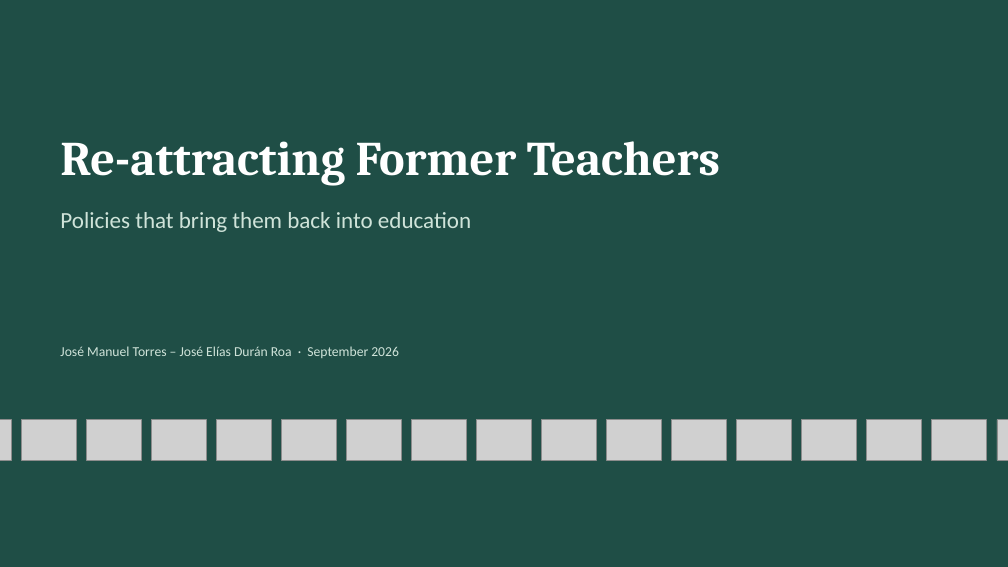
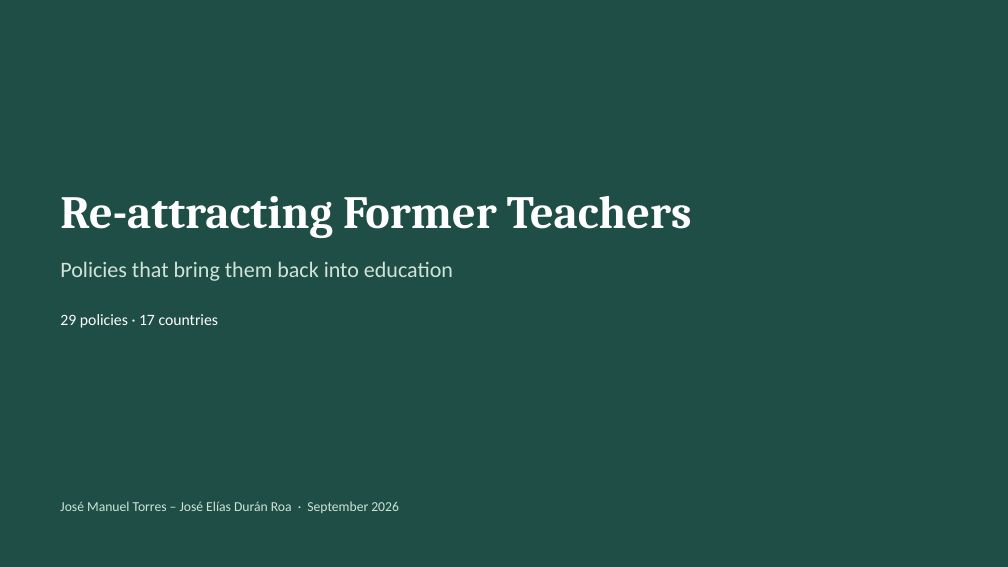
Before and after one commit to jedr1-ship-it/Alternative-Pathways----Quant, a slide deck: slide 1 of policies/Re-attracting_Former_Teachers.pptx. Drawn at 1008x567 pixels with LibreOffice and Linux fonts; fonts in the diff are those of the drawing; grey boxes stand for pictures. Boxes give left, top, right and bottom in pixels: in the first picture for what was removed or moved away, otherwise in the second. Text is boxed around its words. In the diff, an @@ line names an element or a change of style, - is before the commit and + after.

```diff
--- a/policies/Re-attracting_Former_Teachers.pptx
+++ b/policies/Re-attracting_Former_Teachers.pptx
@@ text "Re-attracting Former Teachers": place and size @@
-text "Re-attracting Former Teachers" at bbox=[60, 141, 720, 186]
+text "Re-attracting Former Teachers" at bbox=[60, 196, 692, 238]
@@ text "Re-attracting Former Teachers" at bbox=[60, 196, 692, 238]: size 46 to 44 pt @@
@@ text "Policies that bring them back ...": place and size @@
-text "Policies that bring them back ..." at bbox=[60, 212, 471, 232]
+text "Policies that bring them back ..." at bbox=[60, 261, 453, 281]
@@ text "Policies that bring them back ..." at bbox=[60, 261, 453, 281]: size 22 to 21 pt @@
@@ text added at bbox=[60, 314, 219, 328], 15 pt, text #FFFFFF @@
+29 policies · 17 countries
@@ picture removed at bbox=[0, 420, 11, 461] @@
@@ picture removed at bbox=[22, 420, 76, 461] @@
@@ picture removed at bbox=[87, 420, 141, 461] @@
@@ picture removed at bbox=[152, 420, 206, 461] @@
@@ picture removed at bbox=[217, 420, 271, 461] @@
@@ picture removed at bbox=[282, 420, 337, 461] @@
@@ picture removed at bbox=[347, 420, 402, 461] @@
@@ picture removed at bbox=[412, 420, 467, 461] @@
@@ picture removed at bbox=[477, 420, 532, 461] @@
@@ picture removed at bbox=[542, 420, 597, 461] @@
@@ picture removed at bbox=[607, 420, 662, 461] @@
@@ picture removed at bbox=[672, 420, 727, 461] @@
@@ picture removed at bbox=[737, 420, 792, 461] @@
@@ picture removed at bbox=[802, 420, 857, 461] @@
@@ picture removed at bbox=[867, 420, 922, 461] @@
@@ picture removed at bbox=[932, 420, 987, 461] @@
@@ picture removed at bbox=[997, 420, 1008, 461] @@
@@ text "José Manuel Torres – José ...": place and size @@
-text "José Manuel Torres – José ..." at bbox=[60, 346, 399, 358]
+text "José Manuel Torres – José ..." at bbox=[60, 501, 399, 513]
```
Also in this commit, not shown: 34 other slides changed, 1 slide added, 2 other files.
